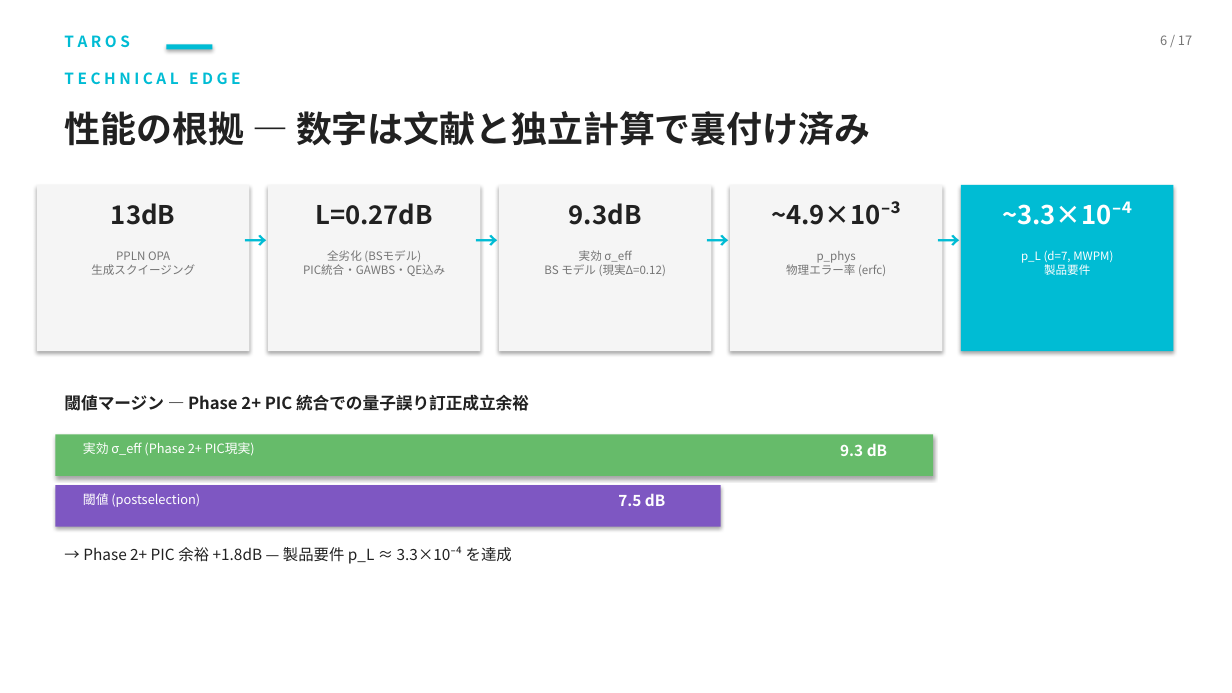
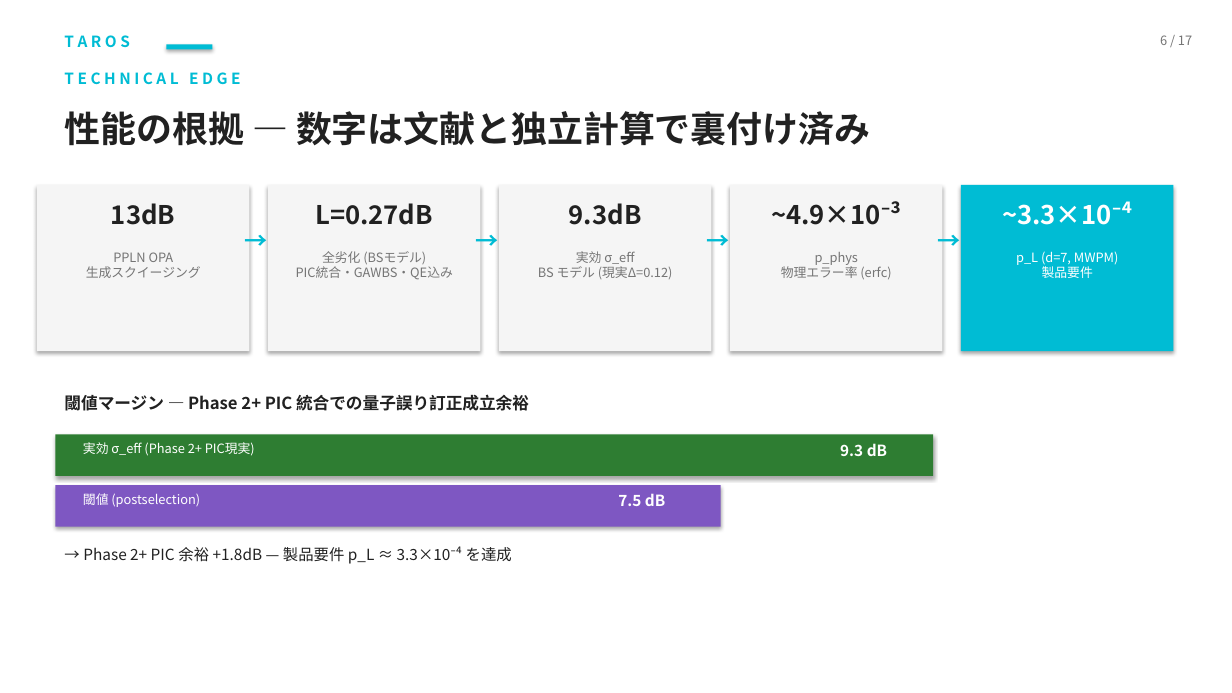
Before and after one commit to TomohiroTani28/Taros, a slide deck: slide 6 of assets/TAROS_Investor_Pitch_Revised.pptx. Drawn at 1232x693 pixels with LibreOffice and Linux fonts; fonts in the diff are those of the drawing. Boxes give left, top, right and bottom in pixels: in the first picture for what was removed or moved away, otherwise in the second. Text is boxed around its words. In the diff, an @@ line names an element or a change of style, - is before the commit and + after.

```diff
--- a/assets/TAROS_Investor_Pitch_Revised.pptx
+++ b/assets/TAROS_Investor_Pitch_Revised.pptx
@@ size 9 to 10 pt in 5 elements at bbox=[86, 252, 201, 278], bbox=[296, 251, 453, 280], bbox=[538, 251, 673, 279], bbox=[781, 252, 891, 279], bbox=[1016, 251, 1118, 278] @@
@@ rectangle at bbox=[55, 434, 933, 476]: fill #66BB6A to #2E7D32 @@
```
Also in this commit, not shown: 8 other slides changed, 2 other files.
